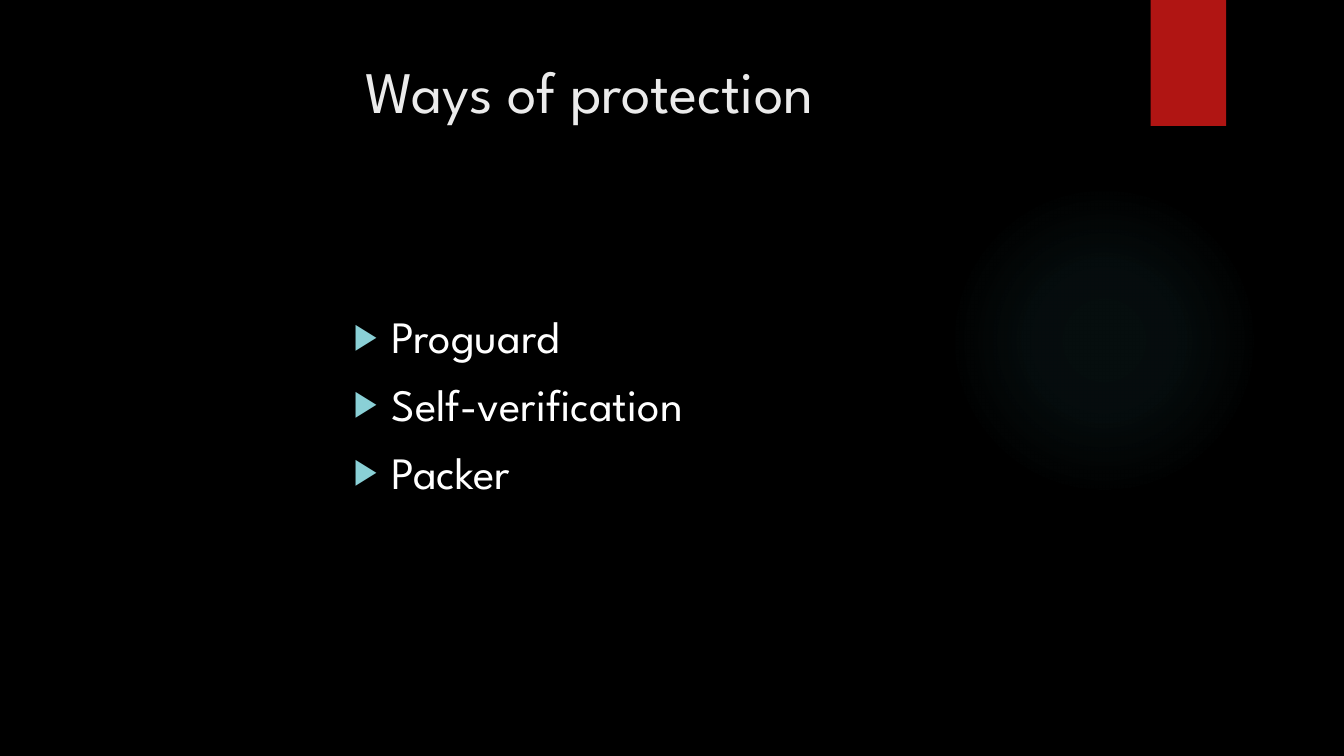
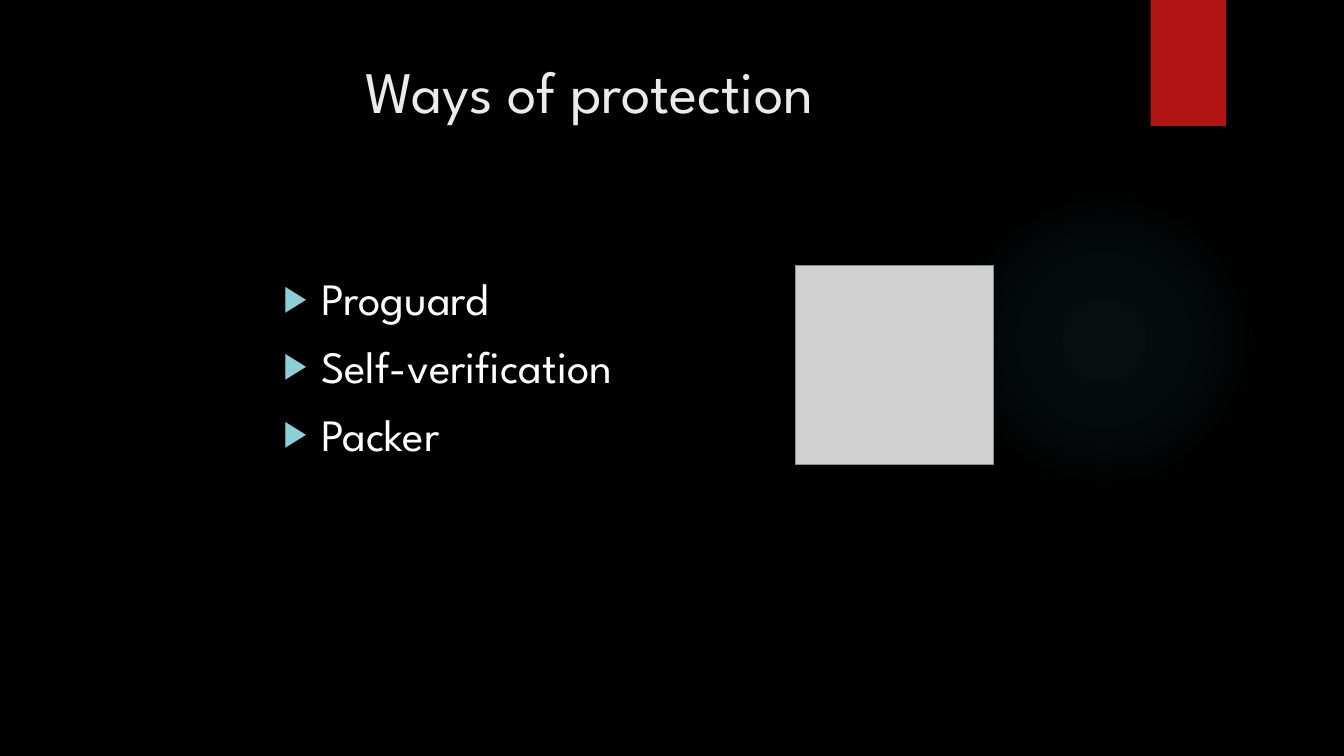
Before and after one commit to DavitPogosian/Information-Security-Basics, a slide deck: slide 7 of Presentation_IS.pptx (slide 6 before the commit). Drawn at 1344x756 pixels with LibreOffice and Linux fonts; fonts in the diff are those of the drawing; grey boxes stand for pictures; background and template pictures are left out. Boxes give left, top, right and bottom in pixels: in the first picture for what was removed or moved away, otherwise in the second. Text is boxed around its words. In the diff, an @@ line names an element or a change of style, - is before the commit and + after.

```diff
--- a/Presentation_IS.pptx
+++ b/Presentation_IS.pptx
@@ text "Proguard": place and size @@
-text "Proguard" at <box>392,322,683,490</box>
+text "Proguard" at <box>321,284,612,452</box>
@@ picture added at <box>796,266,994,465</box> @@
```
Also in this commit, not shown: 3 other slides changed, 5 slides added, 1 slide removed.
